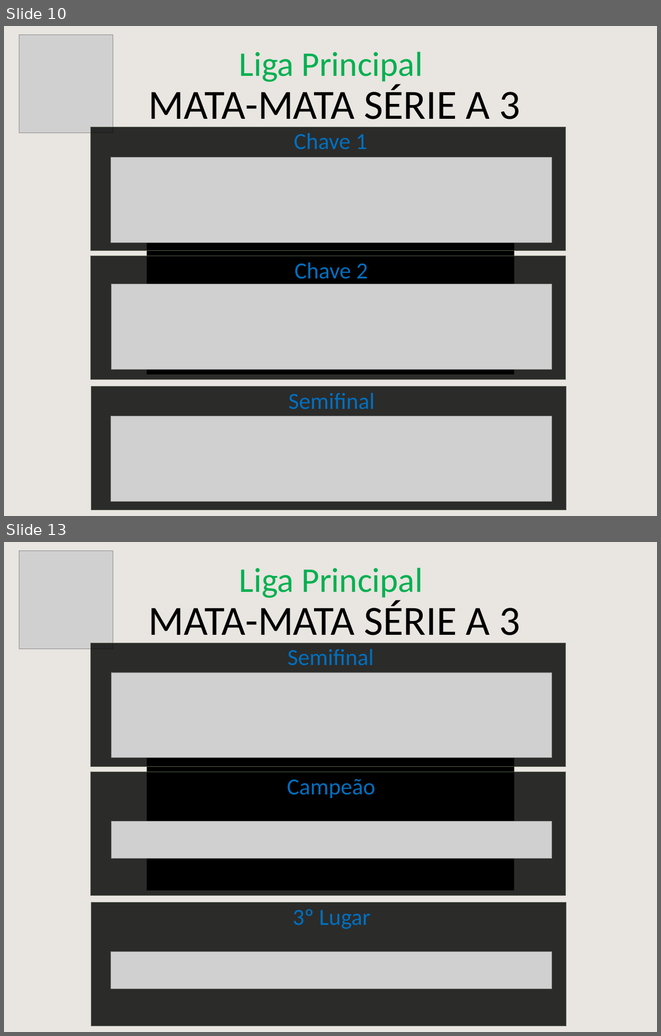
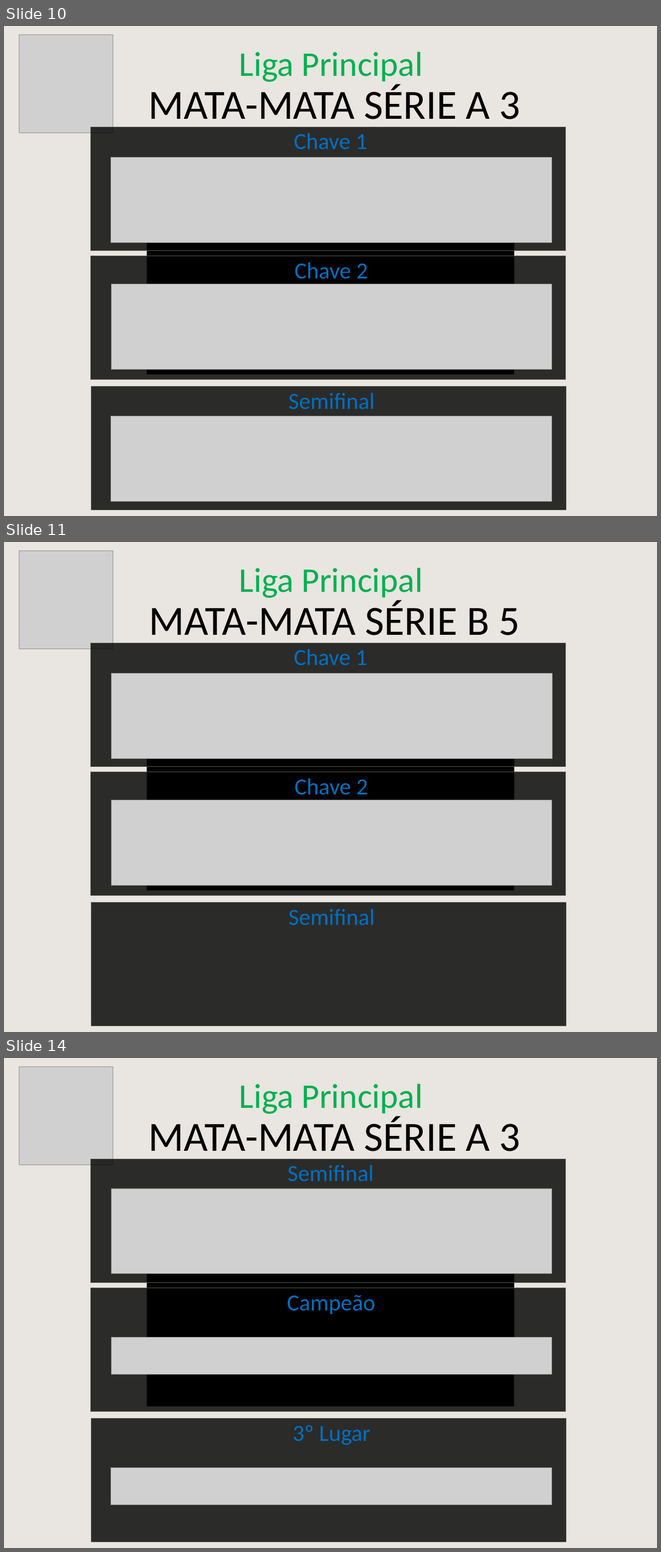
Before and after one commit to cknakayama/automacao_ligaroletarussa2021, a slide deck: MataMataPlanilha.pptx. Shown one above the other, each under a label of ours: slides 10 and 13 before the commit, slides 10, 11 and 14 after it; the slides between them are not shown. The pictures are 661x1036 and 661x1552 pixels, drawn with LibreOffice and Linux fonts; fonts in the diff are those of the drawing; grey boxes stand for pictures; background and template pictures are left out. Boxes give left, top, right and bottom in pixels: in the first picture for what was removed or moved away, otherwise in the second. Text is boxed around its words. In the diff, an @@ line names an element or a change of style, - is before the commit and + after.

```diff
--- a/MataMataPlanilha.pptx
+++ b/MataMataPlanilha.pptx
@@ slide 11 added at [4, 542, 657, 1032], background picture (left out); not listed: 1 template element that a slide beside it also shows @@
@@ picture added at [19, 550, 113, 649] @@
@@ text added at [239, 567, 423, 601], 60 pt, text #00B050 @@
+Liga Principal
@@ text added at [149, 600, 520, 644], 72 pt, text #000000 @@
+MATA-MATA SÉRIE B 5
@@ rectangle added at [90, 643, 566, 766], fill #000000 at 81% opacity, outline #57624D 1 pt @@
@@ text added at [294, 649, 367, 665], 40 pt, text #0070C0 @@
+Chave 1
@@ picture added at [112, 673, 552, 758] @@
@@ rectangle added at [147, 684, 514, 890], fill #000000 @@
@@ picture added at [404, 684, 514, 821] @@
@@ rectangle added at [90, 772, 566, 895], fill #000000 at 81% opacity, outline #57624D 1 pt @@
@@ text added at [294, 778, 368, 800], 40 pt, text #0070C0 @@
+Chave 2
@@ picture added at [111, 800, 551, 885] @@
@@ rectangle added at [91, 902, 566, 1025], fill #000000 at 81% opacity, outline #57624D 1 pt @@
@@ text added at [289, 909, 375, 925], 40 pt, text #0070C0 @@
+Semifinal
@@ what was slide 13 is now slide 14 @@
```
Also in this commit, not shown: 2 slides changed, 4 other files.
